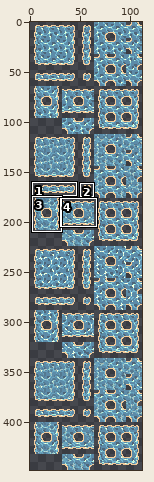
One commit to this sprite sheet: assets/sprites/terrain/ocean.png. The first picture is a wide view before the edit; the outline marks the close-up.
Close-up. As it was:
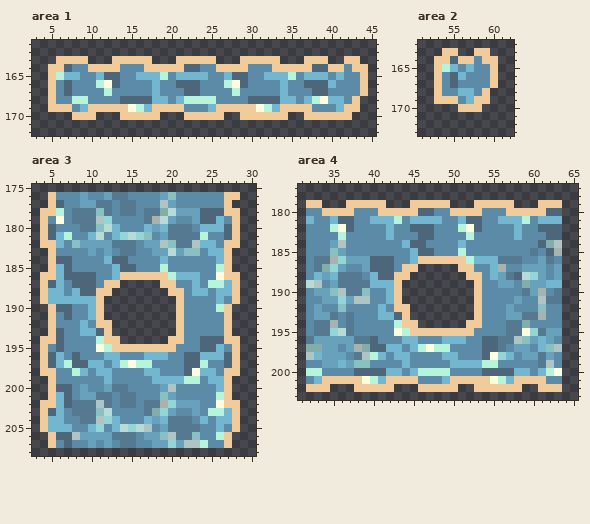
The file is 112x448 pixels. Colours within 5 levels of each other are drawn and written as one. Shown: area 1: x 3..45, y 161..172; area 2: x 51..62, y 162..173; area 3: x 3..30, y 175..208; area 4: x 31..65, y 177..203. The commit also changed other parts of the picture, which this record leaves out.
Now the later version:
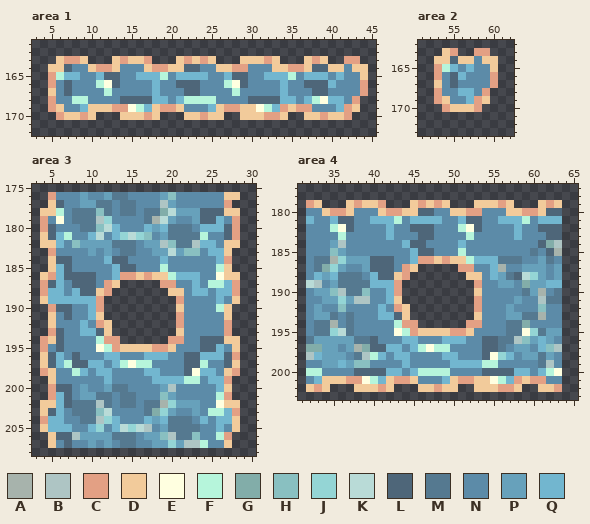
Palette (. is transparent): A #a7b3ac  B #aec5c4  C #e3a084  D #f2cb9b  E #ffffe0  F #b6f5db  G #82ada9  H #89c0c1  J #94d5d5  K #b9dbd7  L #4e6679  M #557990  N #5c8ba8  P #67a1bb  Q #72b6cf
Changes in this commit:
Changed rows in their new state; - is an unchanged pixel.
Area 1:
first column x 5:
163 --CC-----C--C----C-C-------C-----C---CC-
164 ------CC-----CC--------CC-----CC--------
165 C---------------------------------------
166 C--------------------------------------C
167 ---------------------------------------C
168 C-------------------------------------C-
169 C-N-----CC----CC------CC-----C-CC----C--
170 -CD-C-------C------C-------CC-----C--C--
Area 2:
first column x 53:
163 --C--CC-
165 C-------
166 C------C
167 -------C
168 C-----C-
169 C-N--C--
170 -CD--C--
Area 3:
first column x 4:
176 -C-----------------------
177 -----------------------C-
179 C-----------------------C
180 C-----------------------C
181 ------------------------C
183 -C-----------------------
184 -----------------------C-
186 -C--------CC-C-----------
187 C-------C------CC-------C
188 C-------C---------------C
189 -------C---------C-------
190 -C-----C-----------------
191 -----------------C-------
192 -------C---------C-----C-
193 -C---------------------C-
194 C-------CC------CC-------
195 C--------C----CC---------
196 ------------------------C
198 C-----------------------C
199 -----------------------C-
200 -C-----------------------
201 -C---------------------C-
203 ------------------------C
204 C------------------------
206 -----------------------C-
Area 4:
first column x 32:
179 C-----C--C----C-C-------C-----C
180 ---CC-----CC--------CC-----CC--
first column x 43:
186 ---CC-C----
187 -C------CC-
188 -C---------
189 C---------C
190 C----------
191 ----------C
192 C---------C
194 -CC------CC
195 --C----CC--
first column x 33:
201 ----CC----CC------CC-----C-CC--
202 C-------C------C-------CC-----C
